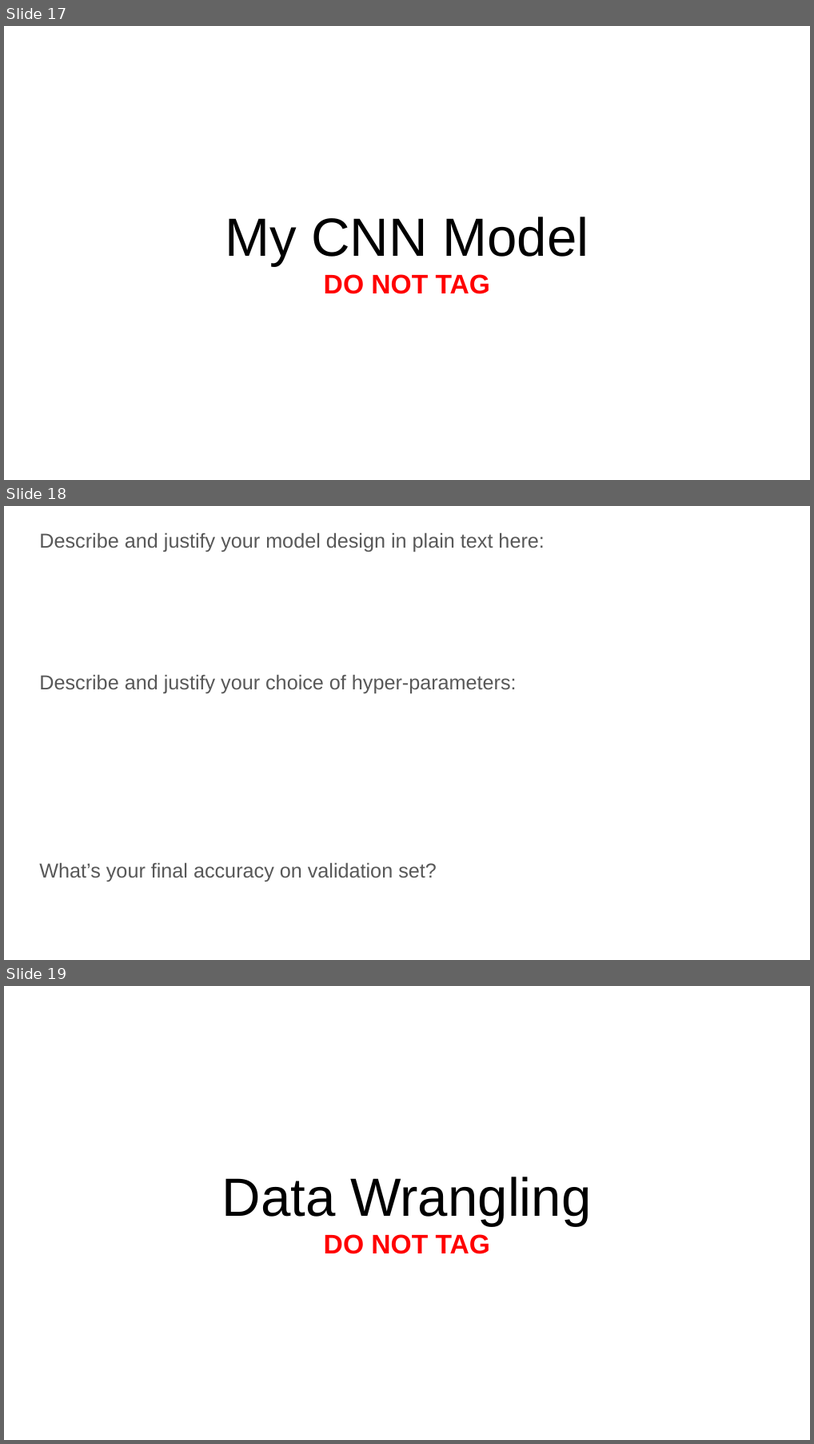
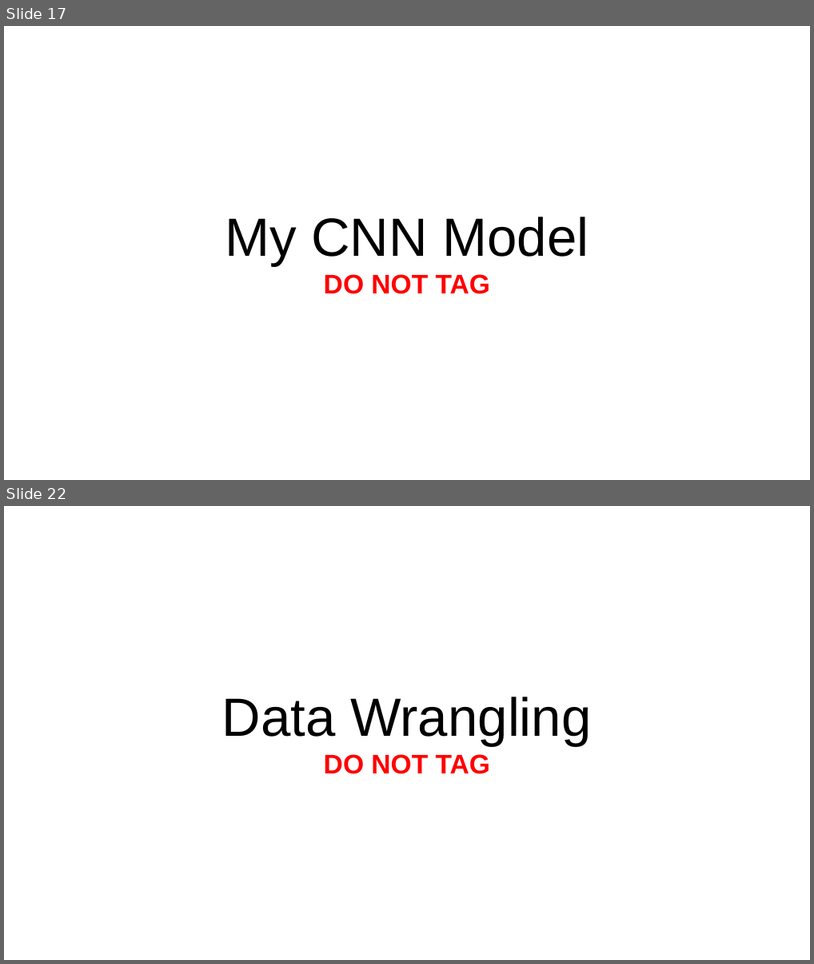
Before and after one commit to mccarvik/georgia_tech, a slide deck: deep_learning/2_assign/assignment2/report-template-a2 - McCarville.pptx. Shown one above the other, each under a label of ours: slides 17, 18 and 19 before the commit, slides 17 and 22 after it; the slides between them are not shown. The pictures are 814x1444 and 814x964 pixels, drawn with LibreOffice and Linux fonts; fonts in the diff are those of the drawing. Boxes give left, top, right and bottom in pixels: in the first picture for what was removed or moved away, otherwise in the second. Text is boxed around its words. In the diff, an @@ line names an element or a change of style, - is before the commit and + after.

```diff
--- a/deep_learning/2_assign/assignment2/report-template-a2 - McCarville.pptx
+++ b/deep_learning/2_assign/assignment2/report-template-a2 - McCarville.pptx
@@ slide 18 removed at <box>4,506,810,960</box>, background #FFFFFF @@
@@ text removed at <box>39,532,544,552</box> @@
-Describe and justify your model design in plain text here:
@@ text removed at <box>39,674,517,693</box> @@
-Describe and justify your choice of hyper-parameters:
@@ text removed at <box>39,862,437,881</box> @@
-What’s your final accuracy on validation set?
@@ what was slide 19 is now slide 22 @@
```
Also in this commit, not shown: 4 slides changed, 5 slides added, 7 other files.
